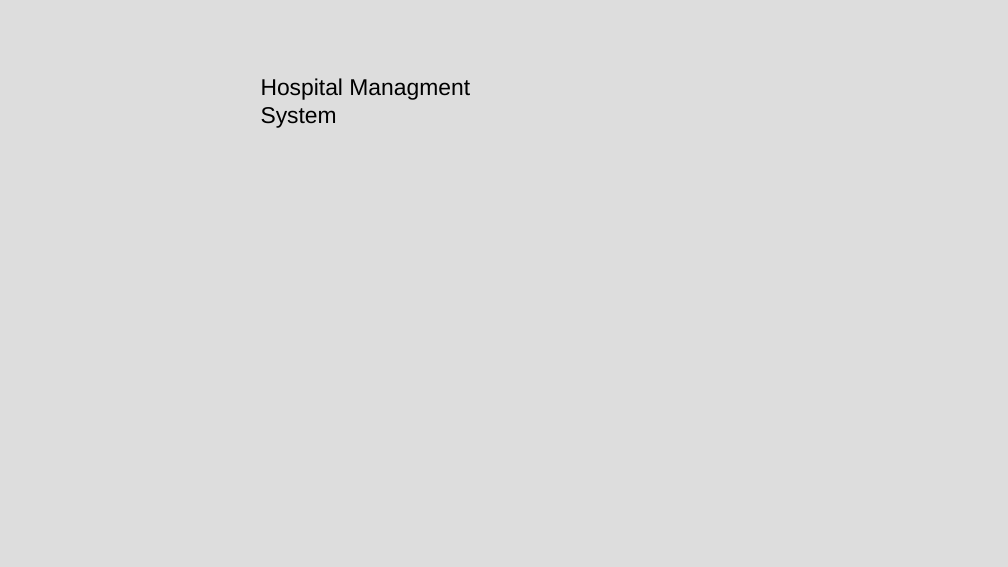
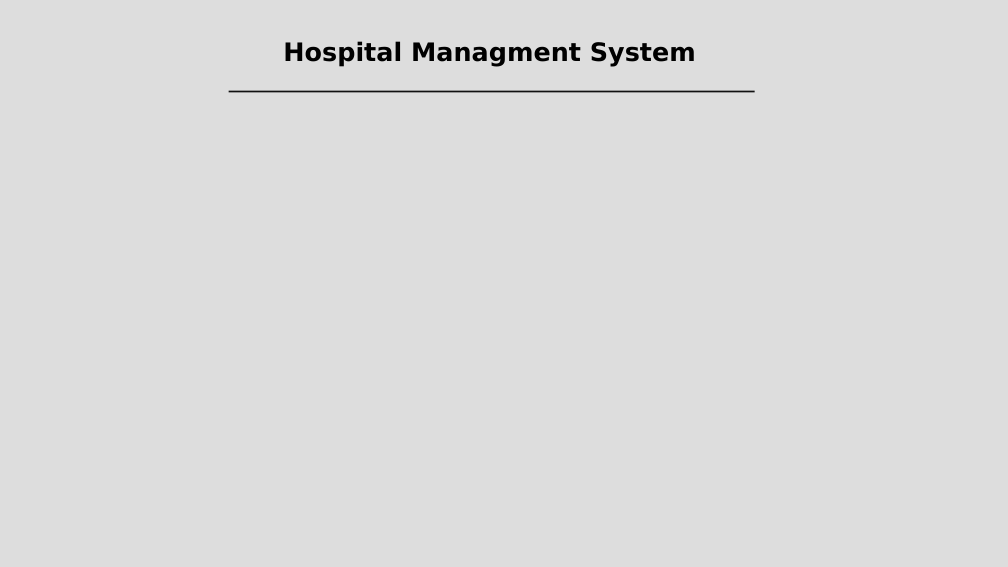
Before and after one commit to enzo-jehl/hospital, a slide deck: slide 1 of project-presentation.odp. Drawn at 1008x567 pixels with LibreOffice and Linux fonts; fonts in the diff are those of the drawing. Boxes give left, top, right and bottom in pixels: in the first picture for what was removed or moved away, otherwise in the second. Text is boxed around its words. In the diff, an @@ line names an element or a change of style, - is before the commit and + after.

```diff
--- a/project-presentation.odp
+++ b/project-presentation.odp
@@ text "Hospital Managment System": place and size @@
-text "Hospital Managment System" at [261, 78, 470, 128]
+text "Hospital Managment System" at [283, 41, 696, 67]
@@ text "Hospital Managment System" at [283, 41, 696, 67]: size 18 to 20 pt, font Arial to DejaVu Sans, bold on @@
@@ line added from (229, 91) to (755, 91), #111111 1.45 pt @@
```
Also in this commit, not shown: 2 other files.
